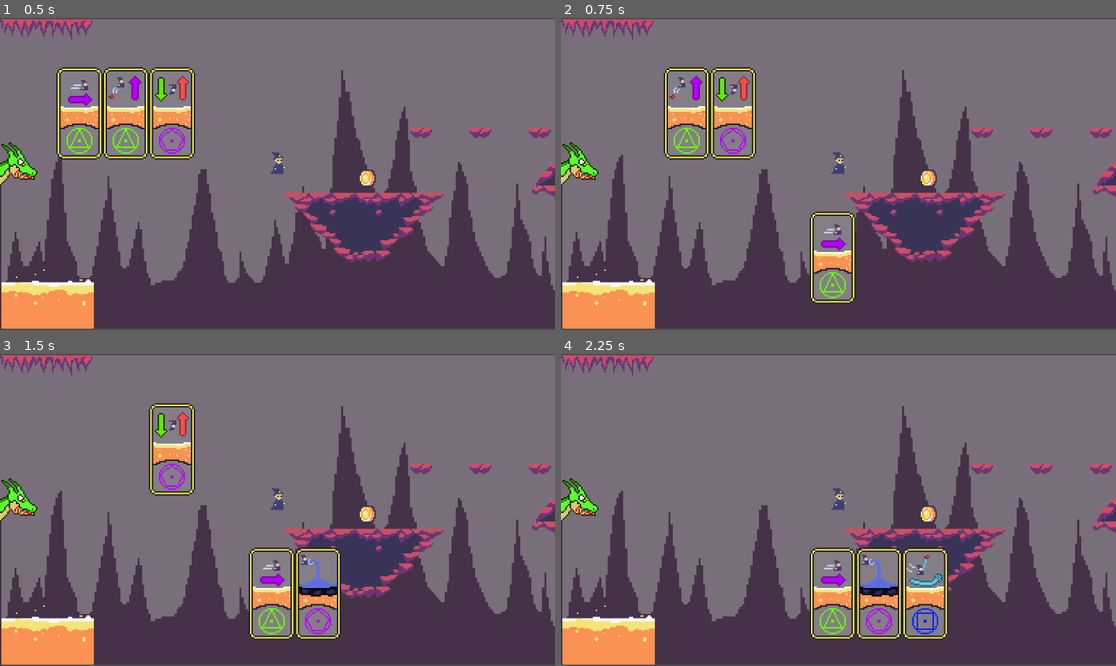
Above: before the commit, frames 1-4 (two rows, left to right).
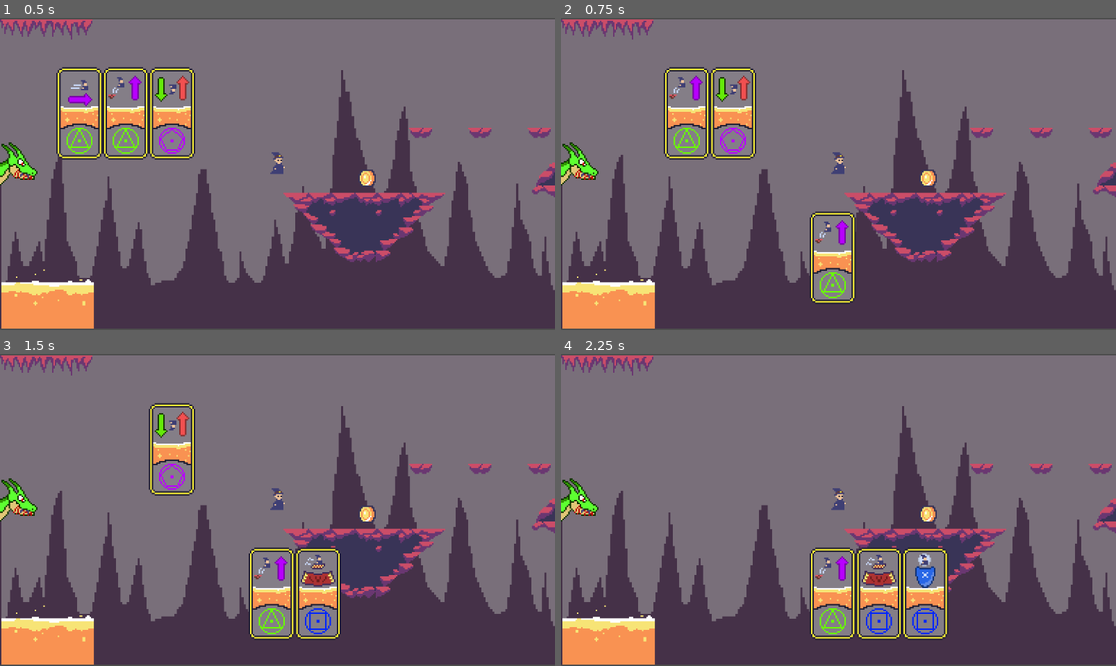
Above: after the commit, the same moments.

Repository: Brederodes/scorespacejam2024
Game: Godot game, scene res://game.tscn
Same seed, same stepped clock (60 frames per second), same inputs: the game is played once before the commit and once after it.
Inputs (mouse positions are in pixels of both pictures, inside the frame that each line leads up to):
- Up to frame 1 (0.5 s): no input
- Up to frame 2 (0.75 s): click (638, 114) at 0.52 s
- Up to frame 3 (1.5 s): click (127, 450) at 1.27 s
- Up to frame 4 (2.25 s): click (733, 450) at 2.02 s

Frame 1 is identical in both runs. In frame 2, 0.3% of the frame differs, in the area x 45-52%, y 64-75%; in frame 3, 1.0%; in frame 4, 1.4%, in the area x 45-69%, y 63-90%.

Commit message:
newcards

Diff:
--- a/CardManagment/Abilites/basic_card.tscn
+++ b/CardManagment/Abilites/Scenes/basic_card.tscn
@@ -10,7 +10,7 @@
 [node name="Sprite2D" type="Sprite2D" parent="."]
 texture_filter = 1
 texture = ExtResource("2_lfvmm")
-hframes = 5
+hframes = 8
 
 [node name="use" type="Button" parent="."]
 offset_left = -16.0
--- /dev/null
+++ b/CardManagment/Abilites/Scenes/carpet_card.tscn
@@ -0,0 +1,10 @@
+[gd_scene load_steps=3 format=3 uid="uid://fg2k5ipwboa5"]
+
+[ext_resource type="PackedScene" uid="uid://dwtb7wj68k41l" path="res://CardManagment/Abilites/Scenes/basic_card.tscn" id="1_3fsqt"]
+[ext_resource type="Script" path="res://CardManagment/Abilites/Scripts/CarpetCard.gd" id="2_p7g0n"]
+
+[node name="CarpetCard" instance=ExtResource("1_3fsqt")]
+script = ExtResource("2_p7g0n")
+
+[node name="Sprite2D" parent="." index="0"]
+frame = 4
--- /dev/null
+++ b/CardManagment/Abilites/Scenes/dash_card.tscn
@@ -0,0 +1,10 @@
+[gd_scene load_steps=3 format=3 uid="uid://bimakjytylosn"]
+
+[ext_resource type="Script" path="res://CardManagment/Abilites/Scripts/DashCard.gd" id="1_2ksw4"]
+[ext_resource type="PackedScene" uid="uid://dwtb7wj68k41l" path="res://CardManagment/Abilites/Scenes/basic_card.tscn" id="1_abxsf"]
+
+[node name="DashCard" instance=ExtResource("1_abxsf")]
+script = ExtResource("1_2ksw4")
+
+[node name="Sprite2D" parent="." index="0"]
+frame = 1
--- /dev/null
+++ b/CardManagment/Abilites/Scenes/grapple_card.tscn
@@ -0,0 +1,10 @@
+[gd_scene load_steps=3 format=3 uid="uid://bksgci3frsuss"]
+
+[ext_resource type="PackedScene" uid="uid://dwtb7wj68k41l" path="res://CardManagment/Abilites/Scenes/basic_card.tscn" id="1_1gng4"]
+[ext_resource type="Script" path="res://CardManagment/Abilites/Scripts/GrappleCard.gd" id="1_oy26q"]
+
+[node name="GrappleCard" instance=ExtResource("1_1gng4")]
+script = ExtResource("1_oy26q")
+
+[node name="Sprite2D" parent="." index="0"]
+frame = 3
--- /dev/null
+++ b/CardManagment/Abilites/Scenes/gravity_card.tscn
@@ -0,0 +1,10 @@
+[gd_scene load_steps=3 format=3 uid="uid://c3kxhtivhw8ti"]
+
+[ext_resource type="Script" path="res://CardManagment/Abilites/Scripts/GravityCard.gd" id="1_3mf7h"]
+[ext_resource type="PackedScene" uid="uid://dwtb7wj68k41l" path="res://CardManagment/Abilites/Scenes/basic_card.tscn" id="1_5fks8"]
+
+[node name="GravityCard" instance=ExtResource("1_5fks8")]
+script = ExtResource("1_3mf7h")
+
+[node name="Sprite2D" parent="." index="0"]
+frame = 6
--- /dev/null
+++ b/CardManagment/Abilites/Scenes/jump_card.tscn
@@ -0,0 +1,7 @@
+[gd_scene load_steps=3 format=3 uid="uid://balv4hl3wpggc"]
+
+[ext_resource type="PackedScene" uid="uid://dwtb7wj68k41l" path="res://CardManagment/Abilites/Scenes/basic_card.tscn" id="1_0v87b"]
+[ext_resource type="Script" path="res://CardManagment/Abilites/Scripts/JumpCard.gd" id="1_jivlm"]
+
+[node name="JumpCard" instance=ExtResource("1_0v87b")]
+script = ExtResource("1_jivlm")
--- /dev/null
+++ b/CardManagment/Abilites/Scenes/portal_card.tscn
@@ -0,0 +1,10 @@
+[gd_scene load_steps=3 format=3 uid="uid://1lklejgvfdaj"]
+
+[ext_resource type="PackedScene" uid="uid://dwtb7wj68k41l" path="res://CardManagment/Abilites/Scenes/basic_card.tscn" id="1_t2na0"]
+[ext_resource type="Script" path="res://CardManagment/Abilites/Scripts/PortalCard.gd" id="2_km6g1"]
+
+[node name="PortalCard" instance=ExtResource("1_t2na0")]
+script = ExtResource("2_km6g1")
+
+[node name="Sprite2D" parent="." index="0"]
+frame = 2
--- /dev/null
+++ b/CardManagment/Abilites/Scenes/shield_card.tscn
@@ -0,0 +1,10 @@
+[gd_scene load_steps=3 format=3 uid="uid://0glmot6c0rsx"]
+
+[ext_resource type="PackedScene" uid="uid://dwtb7wj68k41l" path="res://CardManagment/Abilites/Scenes/basic_card.tscn" id="1_lo0i0"]
+[ext_resource type="Script" path="res://CardManagment/Abilites/Scripts/ShieldCard.gd" id="2_d3qpj"]
+
+[node name="ShieldCard" instance=ExtResource("1_lo0i0")]
+script = ExtResource("2_d3qpj")
+
+[node name="Sprite2D" parent="." index="0"]
+frame = 5
--- /dev/null
+++ b/CardManagment/Abilites/Scenes/water_card.tscn
@@ -0,0 +1,10 @@
+[gd_scene load_steps=3 format=3 uid="uid://i1b8rnvvpal1"]
+
+[ext_resource type="PackedScene" uid="uid://dwtb7wj68k41l" path="res://CardManagment/Abilites/Scenes/basic_card.tscn" id="1_2ajva"]
+[ext_resource type="Script" path="res://CardManagment/Abilites/Scripts/WaterCard.gd" id="1_67f77"]
+
+[node name="WaterCard" instance=ExtResource("1_2ajva")]
+script = ExtResource("1_67f77")
+
+[node name="Sprite2D" parent="." index="0"]
+frame = 7
--- /dev/null
+++ b/CardManagment/Abilites/Scripts/CarpetCard.gd
@@ -0,0 +1,16 @@
+class_name CarpetCard extends Card
+
+# Called when the node enters the scene tree for the first time.
+func _ready() -> void:
+	super();
+	pass # Replace with function body.
+
+
+# Called every frame. 'delta' is the elapsed time since the previous frame.
+func _process(delta: float) -> void:
+	pass
+
+func doAbility() -> void:
+	print("tapetei");
+	super();
+	pass;
--- /dev/null
+++ b/CardManagment/Abilites/Scripts/PortalCard.gd
@@ -0,0 +1,16 @@
+class_name PortalCard extends Card
+
+# Called when the node enters the scene tree for the first time.
+func _ready() -> void:
+	super();
+	pass # Replace with function body.
+
+
+# Called every frame. 'delta' is the elapsed time since the previous frame.
+func _process(delta: float) -> void:
+	pass
+
+func doAbility() -> void:
+	print("portei");
+	super();
+	pass;
--- /dev/null
+++ b/CardManagment/Abilites/Scripts/ShieldCard.gd
@@ -0,0 +1,16 @@
+class_name ShieldCard extends Card
+
+# Called when the node enters the scene tree for the first time.
+func _ready() -> void:
+	super();
+	pass # Replace with function body.
+
+
+# Called every frame. 'delta' is the elapsed time since the previous frame.
+func _process(delta: float) -> void:
+	pass
+
+func doAbility() -> void:
+	print("shieldei");
+	super();
+	pass;
--- a/CardManagment/Abilites/dash_card.tscn
+++ /dev/null
@@ -1,10 +0,0 @@
-[gd_scene load_steps=3 format=3 uid="uid://bimakjytylosn"]
-
-[ext_resource type="Script" path="res://CardManagment/Abilites/DashCard.gd" id="1_2ksw4"]
-[ext_resource type="PackedScene" uid="uid://dwtb7wj68k41l" path="res://CardManagment/Abilites/basic_card.tscn" id="1_abxsf"]
-
-[node name="DashCard" instance=ExtResource("1_abxsf")]
-script = ExtResource("1_2ksw4")
-
-[node name="Sprite2D" parent="." index="0"]
-frame = 1
--- a/CardManagment/Abilites/grapple_card.tscn
+++ /dev/null
@@ -1,10 +0,0 @@
-[gd_scene load_steps=3 format=3 uid="uid://bksgci3frsuss"]
-
-[ext_resource type="PackedScene" uid="uid://dwtb7wj68k41l" path="res://CardManagment/Abilites/basic_card.tscn" id="1_1gng4"]
-[ext_resource type="Script" path="res://CardManagment/Abilites/GrappleCard.gd" id="1_oy26q"]
-
-[node name="GrappleCard" instance=ExtResource("1_1gng4")]
-script = ExtResource("1_oy26q")
-
-[node name="Sprite2D" parent="." index="0"]
-frame = 2
--- a/CardManagment/Abilites/gravity_card.tscn
+++ /dev/null
@@ -1,10 +0,0 @@
-[gd_scene load_steps=3 format=3 uid="uid://c3kxhtivhw8ti"]
-
-[ext_resource type="Script" path="res://CardManagment/Abilites/GravityCard.gd" id="1_3mf7h"]
-[ext_resource type="PackedScene" uid="uid://dwtb7wj68k41l" path="res://CardManagment/Abilites/basic_card.tscn" id="1_5fks8"]
-
-[node name="GravityCard" instance=ExtResource("1_5fks8")]
-script = ExtResource("1_3mf7h")
-
-[node name="Sprite2D" parent="." index="0"]
-frame = 3
--- a/CardManagment/Abilites/jump_card.tscn
+++ /dev/null
@@ -1,7 +0,0 @@
-[gd_scene load_steps=3 format=3 uid="uid://balv4hl3wpggc"]
-
-[ext_resource type="PackedScene" uid="uid://dwtb7wj68k41l" path="res://CardManagment/Abilites/basic_card.tscn" id="1_0v87b"]
-[ext_resource type="Script" path="res://CardManagment/Abilites/JumpCard.gd" id="1_jivlm"]
-
-[node name="JumpCard" instance=ExtResource("1_0v87b")]
-script = ExtResource("1_jivlm")
--- a/CardManagment/Abilites/water_card.tscn
+++ /dev/null
@@ -1,10 +0,0 @@
-[gd_scene load_steps=3 format=3 uid="uid://i1b8rnvvpal1"]
-
-[ext_resource type="PackedScene" uid="uid://dwtb7wj68k41l" path="res://CardManagment/Abilites/basic_card.tscn" id="1_2ajva"]
-[ext_resource type="Script" path="res://CardManagment/Abilites/WaterCard.gd" id="1_67f77"]
-
-[node name="WaterCard" instance=ExtResource("1_2ajva")]
-script = ExtResource("1_67f77")
-
-[node name="Sprite2D" parent="." index="0"]
-frame = 4
--- a/CardManagment/CardManagement.tscn
+++ b/CardManagment/CardManagement.tscn
@@ -1,9 +1,9 @@
 [gd_scene load_steps=6 format=3 uid="uid://eh5xxlgnxq22"]
 
-[ext_resource type="PackedScene" uid="uid://balv4hl3wpggc" path="res://CardManagment/Abilites/jump_card.tscn" id="2_pyr5s"]
-[ext_resource type="PackedScene" uid="uid://bimakjytylosn" path="res://CardManagment/Abilites/dash_card.tscn" id="3_7lpth"]
+[ext_resource type="PackedScene" uid="uid://balv4hl3wpggc" path="res://CardManagment/Abilites/Scenes/jump_card.tscn" id="2_pyr5s"]
+[ext_resource type="PackedScene" uid="uid://bimakjytylosn" path="res://CardManagment/Abilites/Scenes/dash_card.tscn" id="3_7lpth"]
 [ext_resource type="Script" path="res://CardManagment/CardManager.gd" id="3_fmray"]
-[ext_resource type="PackedScene" uid="uid://c3kxhtivhw8ti" path="res://CardManagment/Abilites/gravity_card.tscn" id="5_h8lhh"]
+[ext_resource type="PackedScene" uid="uid://c3kxhtivhw8ti" path="res://CardManagment/Abilites/Scenes/gravity_card.tscn" id="5_h8lhh"]
 
 [sub_resource type="GDScript" id="GDScript_wvbjg"]
 
--- a/CardManagment/CardManager.gd
+++ b/CardManagment/CardManager.gd
@@ -1,20 +1,26 @@
 class_name CardManager extends Node2D
 
 
-enum ABILITY_TYPES {JUMP, DASH, GRAPPLE, GRAVITY, WATER};
+enum ABILITY_TYPES {JUMP, DASH, PORTAL, GRAPPLE, CARPET, SHIELD, GRAVITY, WATER};
 #4 = Common, 2 = Uncommon, 1 = Rare
 var Probability:Dictionary = {ABILITY_TYPES.JUMP : 4,
 							  ABILITY_TYPES.DASH : 4,
+							  ABILITY_TYPES.PORTAL : 4,
 							  ABILITY_TYPES.GRAPPLE : 2,
+							  ABILITY_TYPES.CARPET : 2,
+							  ABILITY_TYPES.SHIELD : 2,
 							  ABILITY_TYPES.GRAVITY : 1,
 							  ABILITY_TYPES.WATER : 1}
-							#Total = 12 pls update if changing rarites
-var TotalWeight:int = 12;
-var JumpCardScene = load("res://CardManagment/Abilites/jump_card.tscn")
-var DashCardScene = load("res://CardManagment/Abilites/dash_card.tscn")
-var GrappleCardScene = load("res://CardManagment/Abilites/grapple_card.tscn")
-var GravityCardScene = load("res://CardManagment/Abilites/gravity_card.tscn")
-var WaterCardScene = load("res://CardManagment/Abilites/water_card.tscn")
+							#Total = 20 pls update if changing rarites
+var TotalWeight:int = 20;
+var JumpCardScene = load("res://CardManagment/Abilites/Scenes/jump_card.tscn")
+var DashCardScene = load("res://CardManagment/Abilites/Scenes/dash_card.tscn")
+var PortalCardScene = load("res://CardManagment/Abilites/Scenes/portal_card.tscn")
+var GrappleCardScene = load("res://CardManagment/Abilites/Scenes/grapple_card.tscn")
+var CarpetCardScene = load("res://CardManagment/Abilites/Scenes/carpet_card.tscn")
+var ShieldCardScene = load("res://CardManagment/Abilites/Scenes/shield_card.tscn")
+var GravityCardScene = load("res://CardManagment/Abilites/Scenes/gravity_card.tscn")
+var WaterCardScene = load("res://CardManagment/Abilites/Scenes/water_card.tscn")
 
 var Cooldown:float = 0; #start testing at 0
 
@@ -46,14 +52,20 @@
 
 func Create_Random_Card()-> Card:
 	var newCard_Ability:int = Random_Ability();
-	var newCard;
+	var newCard : Card;
 	match newCard_Ability:
 		ABILITY_TYPES.JUMP:
 			newCard = JumpCardScene.instantiate();
 		ABILITY_TYPES.DASH:
 			newCard = DashCardScene.instantiate();
+		ABILITY_TYPES.PORTAL:
+			newCard = PortalCardScene.instantiate();
 		ABILITY_TYPES.GRAPPLE:
 			newCard = GrappleCardScene.instantiate();
+		ABILITY_TYPES.CARPET:
+			newCard = CarpetCardScene.instantiate();
+		ABILITY_TYPES.SHIELD:
+			newCard = ShieldCardScene.instantiate();
 		ABILITY_TYPES.GRAVITY:
 			newCard = GravityCardScene.instantiate();
 		ABILITY_TYPES.WATER:
Renamed: CardManagment/Abilites/DashCard.gd -> CardManagment/Abilites/Scripts/DashCard.gd
Renamed: CardManagment/Abilites/GrappleCard.gd -> CardManagment/Abilites/Scripts/GrappleCard.gd
Renamed: CardManagment/Abilites/GravityCard.gd -> CardManagment/Abilites/Scripts/GravityCard.gd
Renamed: CardManagment/Abilites/JumpCard.gd -> CardManagment/Abilites/Scripts/JumpCard.gd
Renamed: CardManagment/Abilites/WaterCard.gd -> CardManagment/Abilites/Scripts/WaterCard.gd
Binary file changed: assets/asesprite/cards.ase
Binary file changed: assets/cards.png
